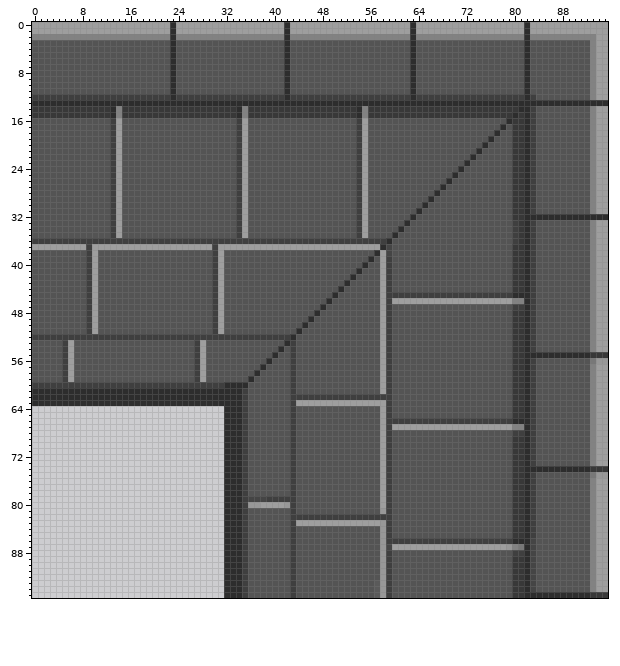
Sprite sheet: Assets/Sprites/stone_wall_corner.png. This is how it looked before the edit.
The file is 96x96 pixels. Colours within 5 levels of each other are drawn and written as one.
Now the later version:
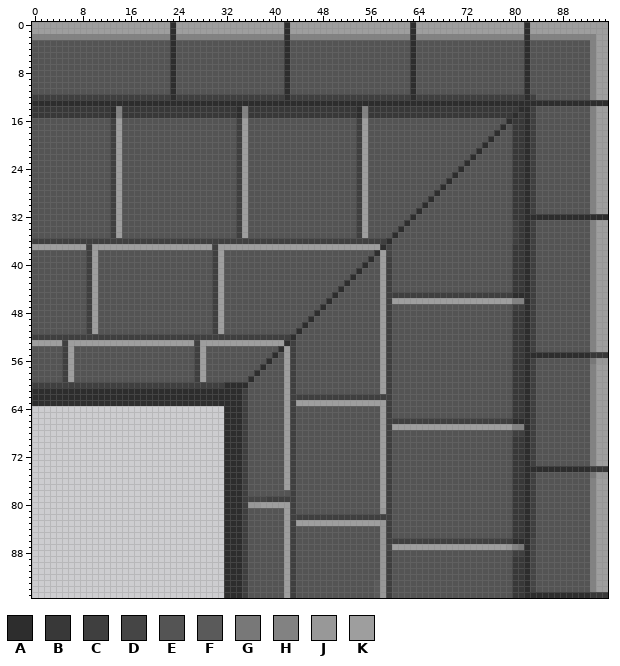
Palette (. is transparent): A #2d2d2d  B #383838  C #3f3f3f  D #454545  E #545454  F #5a5a5a  G #787878  H #828282  J #989898  K #9e9e9e
Difference:
y 53: x 0..4 EEEEE -> KKKKK; x 7..26 EEEEEEEEEEEEEEEEEEEE -> KKKKKKKKKKKKKKKKKKKK; x 29..41 EEEEEEEEEEEEE -> KKKKKKKKKKKKK
y 54..77: x 42 E -> K
y 80: x 42 J -> K
y 81..95: x 42 E -> K
Where, in picture pixels (left, top, right, bottom), the same in both pictures:
changed: (32, 340, 290, 598)
